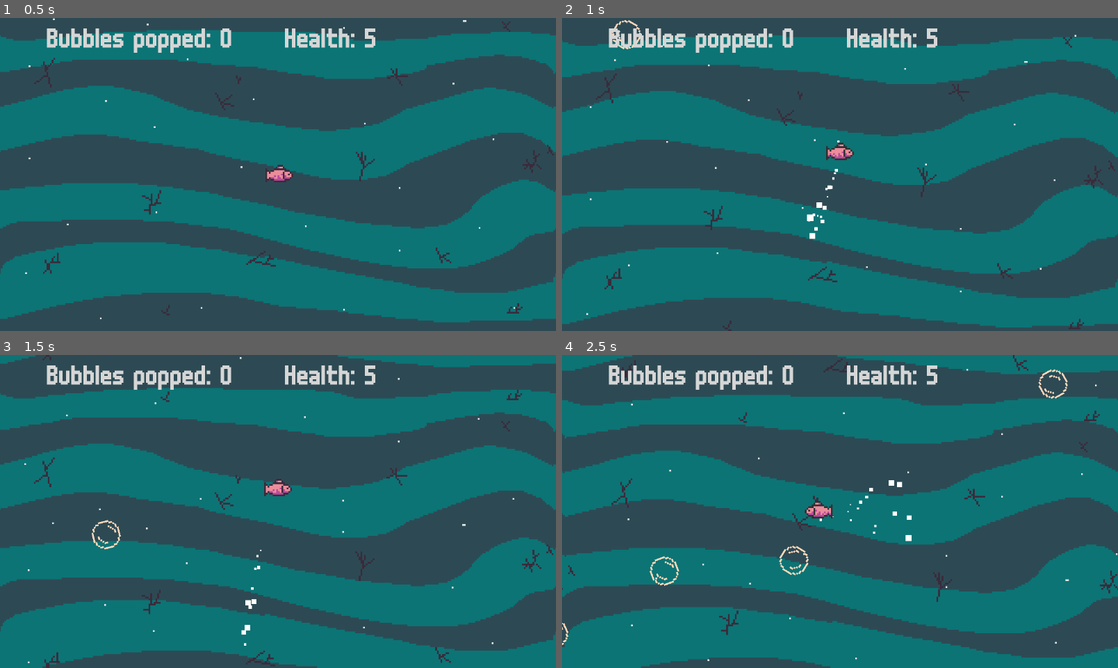
Above: before the commit, frames 1-4 (two rows, left to right).
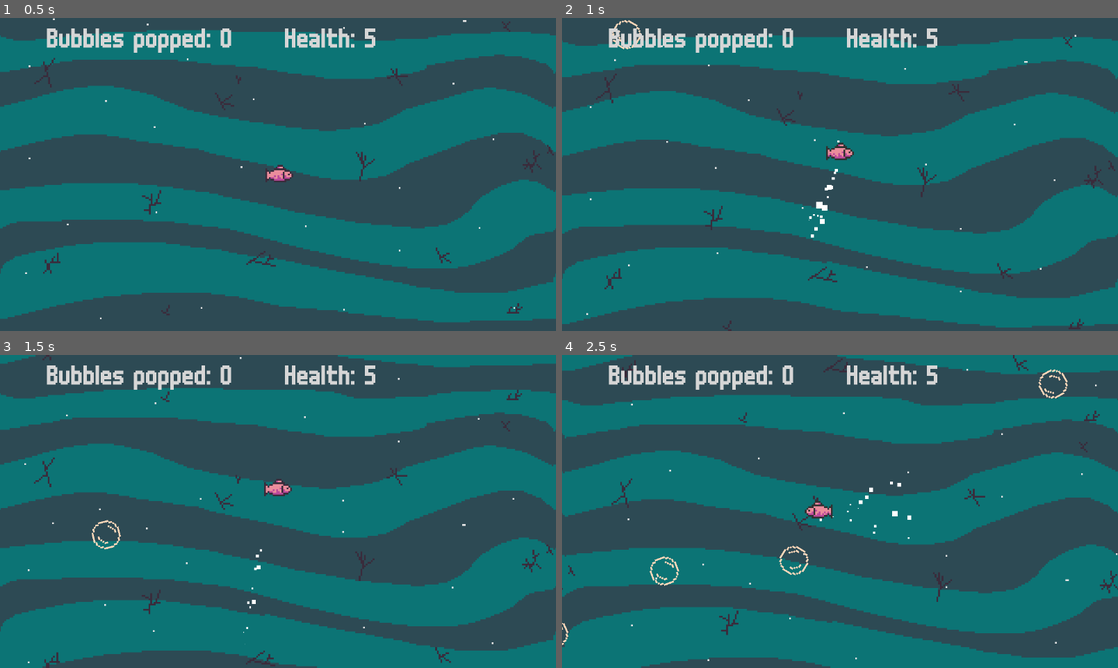
Above: after the commit, the same moments.

Repository: kroraf/oxygen_hazard
Game: Godot game, scene res://scenes/world.tscn
Two runs of this game, one before a commit and one after it. Both use one fixed random seed, a clock stepped at 60 frames per second and the inputs below.
Inputs (mouse positions are in pixels of both pictures, inside the frame that each line leads up to):
- Up to frame 1 (0.5 s): no input
- Up to frame 2 (1 s): tap Enter at 0.5 s; move the mouse to (812, 237) at 0.52 s; hold Up (ui_up) from 0.53 s (still down); tap O at 0.6 s; click (812, 237) at 0.67 s
- Up to frame 3 (1.5 s): release Up (ui_up) at 1.25 s; drag from (444, 558) to (83, 458) at 1.27 s
- Up to frame 4 (2.5 s): move the mouse to (673, 464) at 2.02 s; hold Left (ui_left) from 2.03 s (still down); tap Shift at 2.1 s

Frame 1 is identical in both runs. In frame 2, less than 0.1% of the frame differs, in the area x 44-50%, y 49-71%; in frame 3, less than 0.1%; in frame 4, less than 0.1%.

Commit message:
Replaced pufferfish with diamond powerups, added fail music, powerup countdown, and sprite

Diff:
--- a/scenes/game_over_screen.tscn
+++ b/scenes/game_over_screen.tscn
@@ -12,6 +12,7 @@
 [sub_resource type="Theme" id="Theme_ceeps"]
 
 [node name="GameOverScreen" type="Control"]
+process_mode = 3
 layout_mode = 3
 anchors_preset = 15
 anchor_right = 1.0
--- a/scenes/particle_effect.tscn
+++ b/scenes/particle_effect.tscn
@@ -1,8 +1,8 @@
 [gd_scene load_steps=4 format=3 uid="uid://bpty42a6oevm1"]
 
 [sub_resource type="Curve" id="Curve_6hifj"]
-_data = [Vector2(0.00326797, 0.455497), 0.0, 0.0, 0, 0, Vector2(1, 1), 0.0, 0.0, 0, 0]
-point_count = 2
+_data = [Vector2(0.00326797, 0.455497), 0.0, 0.0, 0, 0, Vector2(0.565611, 0.966292), 0.0, 0.0, 0, 0, Vector2(0.99095, 0.191011), 0.0, 0.0, 0, 0]
+point_count = 3
 
 [sub_resource type="CurveTexture" id="CurveTexture_3mjc8"]
 curve = SubResource("Curve_6hifj")
--- a/scenes/player.tscn
+++ b/scenes/player.tscn
@@ -1,9 +1,11 @@
-[gd_scene load_steps=18 format=3 uid="uid://xegokgkvt2b"]
+[gd_scene load_steps=21 format=3 uid="uid://xegokgkvt2b"]
 
 [ext_resource type="Script" uid="uid://c7jexj8yob0eb" path="res://scripts/player.gd" id="1_onrkg"]
 [ext_resource type="PackedScene" uid="uid://bpty42a6oevm1" path="res://scenes/particle_effect.tscn" id="2_i3pqv"]
 [ext_resource type="Texture2D" uid="uid://b03lfojh1ggxb" path="res://assets/sprites/fish1.png" id="3_qhqgy"]
 [ext_resource type="Texture2D" uid="uid://dhhiqm5wvx8cj" path="res://assets/sprites/fish_heet.png" id="4_dqkch"]
+[ext_resource type="FontFile" uid="uid://b0tbustybirmw" path="res://assets/fonts/m6x11.ttf" id="5_qlg0r"]
+[ext_resource type="SpriteFrames" uid="uid://dd8haqrutfoti" path="res://sprite_frames.tres" id="6_tuyoq"]
 
 [sub_resource type="CapsuleShape2D" id="CapsuleShape2D_onrkg"]
 radius = 2.97905
@@ -76,7 +78,7 @@
 tracks/0/type = "value"
 tracks/0/imported = false
 tracks/0/enabled = true
-tracks/0/path = NodePath("AnimatedSprite2D:position")
+tracks/0/path = NodePath("FishSprite:position")
 tracks/0/interp = 1
 tracks/0/loop_wrap = true
 tracks/0/keys = {
@@ -88,7 +90,7 @@
 tracks/1/type = "value"
 tracks/1/imported = false
 tracks/1/enabled = true
-tracks/1/path = NodePath("AnimatedSprite2D:modulate")
+tracks/1/path = NodePath("FishSprite:modulate")
 tracks/1/interp = 1
 tracks/1/loop_wrap = true
 tracks/1/keys = {
@@ -105,7 +107,7 @@
 tracks/0/type = "value"
 tracks/0/imported = false
 tracks/0/enabled = true
-tracks/0/path = NodePath("AnimatedSprite2D:position")
+tracks/0/path = NodePath("FishSprite:position")
 tracks/0/interp = 1
 tracks/0/loop_wrap = true
 tracks/0/keys = {
@@ -121,7 +123,7 @@
 tracks/0/type = "value"
 tracks/0/imported = false
 tracks/0/enabled = true
-tracks/0/path = NodePath("AnimatedSprite2D:modulate")
+tracks/0/path = NodePath("FishSprite:modulate")
 tracks/0/interp = 0
 tracks/0/loop_wrap = true
 tracks/0/keys = {
@@ -129,13 +131,31 @@
 "transitions": PackedFloat32Array(1, 1, 1, 1, 1, 1, 1, 1, 1, 1, 1),
 "update": 0,
 "values": [Color(1, 1, 1, 1), Color(1, 0, 0, 1), Color(1, 1, 1, 1), Color(1, 0, 0, 1), Color(1, 1, 1, 1), Color(1, 0, 0, 1), Color(1, 1, 1, 1), Color(1, 0, 0, 1), Color(1, 1, 1, 1), Color(1, 0, 0, 1), Color(1, 1, 1, 1)]
+}
+
+[sub_resource type="Animation" id="Animation_fjrip"]
+resource_name = "powerup_active"
+length = 1.2
+loop_mode = 1
+tracks/0/type = "value"
+tracks/0/imported = false
+tracks/0/enabled = true
+tracks/0/path = NodePath("FishSprite:modulate")
+tracks/0/interp = 2
+tracks/0/loop_wrap = true
+tracks/0/keys = {
+"times": PackedFloat32Array(0, 0.200226, 0.400453, 0.601284, 0.799695, 1),
+"transitions": PackedFloat32Array(1, 1, 1, 1, 1, 1),
+"update": 1,
+"values": [Color(1, 1, 0, 1), Color(1, 1, 1, 1), Color(1, 1, 0, 1), Color(1, 1, 1, 1), Color(1, 1, 0, 1), Color(1, 1, 1, 1)]
 }
 
 [sub_resource type="AnimationLibrary" id="AnimationLibrary_tuyoq"]
 _data = {
 &"RESET": SubResource("Animation_qlg0r"),
 &"floating": SubResource("Animation_dqkch"),
-&"hurt": SubResource("Animation_tuyoq")
+&"hurt": SubResource("Animation_tuyoq"),
+&"powerup_active": SubResource("Animation_fjrip")
 }
 
 [node name="Player" type="CharacterBody2D"]
@@ -152,12 +172,35 @@
 scale = Vector2(1.34271, 1.13277)
 shape = SubResource("CapsuleShape2D_onrkg")
 
-[node name="AnimatedSprite2D" type="AnimatedSprite2D" parent="."]
+[node name="FishSprite" type="AnimatedSprite2D" parent="."]
 sprite_frames = SubResource("SpriteFrames_y4r1p")
-animation = &"idle"
+animation = &"move"
 autoplay = "idle"
+frame = 5
+frame_progress = 0.506406
 
 [node name="AnimationPlayer" type="AnimationPlayer" parent="."]
 libraries = {
 &"": SubResource("AnimationLibrary_tuyoq")
 }
+
+[node name="InvulnerablilityCountdownLabel" type="Label" parent="."]
+visible = false
+offset_left = -2.0
+offset_top = -16.0
+offset_right = 4.0
+offset_bottom = -7.0
+theme_override_fonts/font = ExtResource("5_qlg0r")
+theme_override_font_sizes/font_size = 9
+text = "0"
+
+[node name="InvulnerablilityTimer" type="Timer" parent="."]
+wait_time = 4.0
+one_shot = true
+
+[node name="ShieldSprite" type="AnimatedSprite2D" parent="."]
+visible = false
+scale = Vector2(0.5, 0.5)
+sprite_frames = ExtResource("6_tuyoq")
+autoplay = "default"
+frame_progress = 0.216545
--- a/scenes/power_up.tscn
+++ b/scenes/power_up.tscn
@@ -1,10 +1,22 @@
 [gd_scene load_steps=8 format=3 uid="uid://yx4pb1ixt3ug"]
 
 [ext_resource type="Script" uid="uid://cbrloyhn410qh" path="res://scripts/power_up.gd" id="1_ig136"]
-[ext_resource type="Texture2D" uid="uid://bcnv6dphnqk4x" path="res://assets/sprites/puffer1.png" id="2_ig136"]
+[ext_resource type="Texture2D" uid="uid://co5irwaatyk42" path="res://assets/sprites/diamond.png" id="2_ig136"]
 
 [sub_resource type="Animation" id="Animation_h1prs"]
 length = 0.001
+tracks/0/type = "value"
+tracks/0/imported = false
+tracks/0/enabled = true
+tracks/0/path = NodePath("Sprite2D:scale")
+tracks/0/interp = 1
+tracks/0/loop_wrap = true
+tracks/0/keys = {
+"times": PackedFloat32Array(0),
+"transitions": PackedFloat32Array(1),
+"update": 0,
+"values": [Vector2(3, 3)]
+}
 
 [sub_resource type="Animation" id="Animation_mkoic"]
 resource_name = "explode"
@@ -21,31 +33,33 @@
 "update": 0,
 "values": [Vector2(3, 3), Vector2(40, 40)]
 }
-tracks/1/type = "method"
-tracks/1/imported = false
-tracks/1/enabled = true
-tracks/1/path = NodePath(".")
-tracks/1/interp = 1
-tracks/1/loop_wrap = true
-tracks/1/keys = {
-"times": PackedFloat32Array(0.2),
-"transitions": PackedFloat32Array(1),
-"values": [{
-"args": [],
-"method": &"destroy"
-}]
+
+[sub_resource type="Animation" id="Animation_ig136"]
+resource_name = "pulsate"
+length = 1.2
+loop_mode = 1
+tracks/0/type = "value"
+tracks/0/imported = false
+tracks/0/enabled = true
+tracks/0/path = NodePath("Sprite2D:scale")
+tracks/0/interp = 1
+tracks/0/loop_wrap = true
+tracks/0/keys = {
+"times": PackedFloat32Array(0, 0.6, 1.2),
+"transitions": PackedFloat32Array(1, 1, 1),
+"update": 0,
+"values": [Vector2(1.5, 1.5), Vector2(2, 2), Vector2(1.5, 1.5)]
 }
 
 [sub_resource type="AnimationLibrary" id="AnimationLibrary_wtpib"]
 _data = {
 &"RESET": SubResource("Animation_h1prs"),
-&"explode": SubResource("Animation_mkoic")
+&"explode": SubResource("Animation_mkoic"),
+&"pulsate": SubResource("Animation_ig136")
 }
 
 [sub_resource type="CircleShape2D" id="CircleShape2D_6iuya"]
-radius = 3.28291
-
-[sub_resource type="CircleShape2D" id="CircleShape2D_mkoic"]
+radius = 1.8899
 
 [node name="PowerUp" type="Area2D"]
 collision_layer = 8
@@ -55,15 +69,17 @@
 libraries = {
 &"": SubResource("AnimationLibrary_wtpib")
 }
+autoplay = "pulsate"
 
 [node name="CollisionShape2D" type="CollisionShape2D" parent="."]
 position = Vector2(-1, 1)
 rotation = -3.14159
-scale = Vector2(7.47194, 8.8421)
+scale = Vector2(6.36952, 6.68351)
 shape = SubResource("CircleShape2D_6iuya")
 
 [node name="Sprite2D" type="Sprite2D" parent="."]
 texture_filter = 1
+position = Vector2(-2, 0)
 scale = Vector2(3, 3)
 texture = ExtResource("2_ig136")
 
@@ -75,14 +91,5 @@
 [node name="ExplosionTimer" type="Timer" parent="."]
 wait_time = 2.0
 
-[node name="ExplosionArea" type="Area2D" parent="." groups=["explosion"]]
-scale = Vector2(9.49888, 9.73119)
-collision_layer = 16
-collision_mask = 2
-
-[node name="CollisionShape2D" type="CollisionShape2D" parent="ExplosionArea" groups=["explosion"]]
-scale = Vector2(6.58068, 6.44082)
-shape = SubResource("CircleShape2D_mkoic")
-
 [connection signal="body_entered" from="." to="." method="_on_body_entered"]
 [connection signal="timeout" from="LifeTimer" to="." method="_on_life_timer_timeout"]
--- a/scenes/world.tscn
+++ b/scenes/world.tscn
@@ -9,7 +9,8 @@
 [ext_resource type="AudioStream" uid="uid://5frnaqvrw4m" path="res://assets/audio/bubble-pop.mp3" id="4_qfnet"]
 [ext_resource type="PackedScene" uid="uid://xegokgkvt2b" path="res://scenes/player.tscn" id="4_w7kh3"]
 [ext_resource type="Script" uid="uid://cxnfm670uybbb" path="res://scripts/camera_2d.gd" id="5_e3hyu"]
-[ext_resource type="AudioStream" uid="uid://cubnv0ya8unan" path="res://assets/audio/puffer_boom.wav" id="7_jhx03"]
+[ext_resource type="AudioStream" uid="uid://bsg41kc5pbfwl" path="res://assets/audio/SFX_Arcade_Retro_Powerup_Upgrade_Set_02_003.wav" id="9_w7kh3"]
+[ext_resource type="AudioStream" uid="uid://c61vrtq7i3yc7" path="res://assets/audio/SFX_Arcade_Retro_Fail_Set_03_001.wav" id="11_e3hyu"]
 
 [sub_resource type="RectangleShape2D" id="RectangleShape2D_e3hyu"]
 size = Vector2(100000, 129)
@@ -19,11 +20,6 @@
 
 [node name="World" type="Node2D"]
 script = ExtResource("1_i7141")
-
-[node name="AudioStreamPlayer" type="AudioStreamPlayer" parent="."]
-stream = ExtResource("2_w7kh3")
-volume_db = -15.0
-autoplay = true
 
 [node name="Parallax2D" type="Parallax2D" parent="."]
 scroll_scale = Vector2(0.1, 0.1)
@@ -56,6 +52,7 @@
 texture = ExtResource("4_e3hyu")
 
 [node name="Player" parent="." groups=["player"] instance=ExtResource("4_w7kh3")]
+process_mode = 3
 
 [node name="Camera2D" type="Camera2D" parent="Player"]
 limit_left = -730
@@ -137,12 +134,6 @@
 wait_time = 4.0
 autostart = true
 
-[node name="ExplosionSound" type="AudioStreamPlayer" parent="."]
-stream = ExtResource("4_qfnet")
-
-[node name="PufferBoom" type="AudioStreamPlayer" parent="."]
-stream = ExtResource("7_jhx03")
-
 [node name="CanvasLayer" type="CanvasLayer" parent="."]
 
 [node name="HUD" parent="CanvasLayer" instance=ExtResource("2_4mrxx")]
@@ -170,6 +161,25 @@
 scale = Vector2(0.701299, 4.33705)
 shape = SubResource("RectangleShape2D_7r4gi")
 
+[node name="Sounds" type="Node" parent="."]
+
+[node name="MusicPlayer" type="AudioStreamPlayer" parent="Sounds"]
+process_mode = 3
+stream = ExtResource("2_w7kh3")
+volume_db = -15.0
+autoplay = true
+
+[node name="FailSound" type="AudioStreamPlayer" parent="Sounds"]
+process_mode = 3
+stream = ExtResource("11_e3hyu")
+
+[node name="PopSound" type="AudioStreamPlayer" parent="Sounds"]
+stream = ExtResource("4_qfnet")
+
+[node name="PowerUpAquired" type="AudioStreamPlayer" parent="Sounds"]
+stream = ExtResource("9_w7kh3")
+volume_db = -25.0
+
 [connection signal="timeout" from="SpawnTimer" to="." method="_on_spawn_timer_timeout"]
 [connection signal="timeout" from="GameTimer" to="." method="_on_game_timer_timeout"]
 [connection signal="timeout" from="PowerUpTimer" to="." method="_on_power_up_timer_timeout"]
--- a/scripts/player.gd
+++ b/scripts/player.gd
@@ -4,10 +4,16 @@
 var acc = 400
 var fric = 300
 var can_move: bool
+var health = 5
+
+var is_invulnerable: bool = false
 
 @onready var particle_effect: GPUParticles2D = $FlameParticleEffect
-@onready var animated_sprite_2d = $AnimatedSprite2D
+@onready var animated_sprite_2d = $FishSprite
 @onready var animation_player = $AnimationPlayer
+@onready var invulnerablility_timer = $InvulnerablilityTimer
+@onready var invulnerablility_countdown_label = $InvulnerablilityCountdownLabel
+@onready var shield_sprite = $ShieldSprite
 
 
 signal took_damage
@@ -30,6 +36,10 @@
 func player_move():
 	move_and_slide()
 
+func _process(delta):
+	if invulnerablility_countdown_label.visible == true:
+		invulnerablility_countdown_label.text = str(int(invulnerablility_timer.time_left) + 1)
+
 func _physics_process(delta):
 	var input_dir: Vector2 = input()
 	particle_effect.amount_ratio = 0
@@ -51,8 +61,9 @@
 		player_move()
 
 func take_damage():
-	animation_player.play("hurt")
-	emit_signal("took_damage")
+	if not is_invulnerable:
+		animation_player.play("hurt")
+		emit_signal("took_damage")
 
 func die():
 	animated_sprite_2d.play("idle")
@@ -65,3 +76,20 @@
 
 func play_hurt_animation() -> void:
 	animation_player.play("hurt")
+
+func activate_invulnerablility():
+	invulnerablility_timer.start()
+	animation_player.stop()
+	is_invulnerable = true
+	var default_modulation = animated_sprite_2d.modulate
+	animated_sprite_2d.modulate.a = 0.4
+	shield_sprite.show()
+	invulnerablility_countdown_label.show()
+	await invulnerablility_timer.timeout
+	animated_sprite_2d.modulate = default_modulation
+	invulnerablility_countdown_label.hide()
+	shield_sprite.hide()
+	deactivate_invulnerablility()
+
+func deactivate_invulnerablility():
+	is_invulnerable = false
--- a/scripts/power_up.gd
+++ b/scripts/power_up.gd
@@ -1,14 +1,8 @@
 extends Node2D
 
-signal powerup_acquired
+signal powerup_acquired(instance)
 
-@onready var explosion_area: Area2D = $ExplosionArea
 @onready var animation_player: AnimationPlayer = $AnimationPlayer
-
-var explosion_activated: bool
-
-func _ready() -> void:
-	explosion_activated = false
 
 func _on_life_timer_timeout() -> void:
 	destroy()
@@ -17,5 +11,4 @@
 	queue_free()
 
 func _on_body_entered(body: Node2D) -> void:
-	emit_signal("powerup_acquired")
-	animation_player.play("explode")
+	powerup_acquired.emit(self)
--- a/scripts/world.gd
+++ b/scripts/world.gd
@@ -4,19 +4,18 @@
 @onready var player: CharacterBody2D = $Player
 @onready var start_point: Node2D = $StartPoint
 @onready var bubbles: Node = $Bubbles
-#@onready var hud: Control = $HUD
 @onready var hud = $CanvasLayer/HUD
 
 @onready var game_timer: Timer = $GameTimer
 @onready var spawner: Node2D = $Player/Camera2D/Spawner
-@onready var explosion_sound: AudioStreamPlayer = $ExplosionSound
 @onready var spawn_timer: Timer = $SpawnTimer
-@onready var puffer_boom: AudioStreamPlayer = $PufferBoom
+@onready var fail_sound = $Sounds/FailSound
+@onready var pop_sound = $Sounds/PopSound
+@onready var power_up_aquired = $Sounds/PowerUpAquired
 
 
 var time_elapsed_label
 var score = 0
-var health = 5
 var difficulty_level = 1
 
 var bublle_scene = preload("res://scenes/bubble.tscn")
@@ -30,7 +29,8 @@
 	player.connect("took_damage", _on_player_took_damage)
 	player.position = start_point.global_position
 	hud.set_score_label_value("Bubbles popped: {0}".format([score]))
-	hud.set_health_label_value("Health: {0}".format([health]))
+	hud.set_health_label_value("Health: {0}".format([player.health]))
+	get_tree().paused = false
 
 
 func _physics_process(delta: float) -> void:
@@ -62,16 +62,16 @@
 		print("LEVEL: ", difficulty_level)
 
 func _on_bubble_popped() -> void:
-	explosion_sound.play()
+	pop_sound.play()
 	if is_instance_valid(hud):
 		score += 1 * difficulty_level
 		hud.set_score_label_value("Bubbles popped: {0}".format([score]))
 
 func _on_player_took_damage() -> void:
 	if is_instance_valid(hud):
-		health -= 1
-		hud.set_health_label_value("Health: {0}".format([health]))
-		if health <= 0:
+		player.health -= 1
+		hud.set_health_label_value("Health: {0}".format([player.health]))
+		if player.health <= 0:
 			gameover()
 
 func _on_game_timer_timeout() -> void:
@@ -87,11 +87,10 @@
 		powerup_instance.connect("powerup_acquired", _on_powerup_aquired)
 		add_child(powerup_instance, true)
 
-func _on_powerup_aquired() -> void:
-	puffer_boom.play()
-	for bubble: Area2D in bubbles.get_children():
-		if bubble.is_in_danger:
-			bubble.queue_free()
+func _on_powerup_aquired(instance) -> void:
+	power_up_aquired.play()
+	instance.queue_free()
+	player.activate_invulnerablility()
 
 func gameover() -> void:
 	var gameover_instance = game_over_screen.instantiate()
@@ -99,5 +98,7 @@
 	player.die()
 	for bubble: Area2D in bubbles.get_children():
 		bubble.queue_free()
+	fail_sound.play()
 	spawn_timer.paused = true
 	player.toggle_movement(false)
+	get_tree().paused = true
--- /dev/null
+++ b/sprite_frames.tres
@@ -0,0 +1,109 @@
+[gd_resource type="SpriteFrames" load_steps=16 format=3 uid="uid://dd8haqrutfoti"]
+
+[ext_resource type="Texture2D" uid="uid://c0ahbvuctrm3j" path="res://assets/sprites/586.png" id="1_psy8v"]
+
+[sub_resource type="AtlasTexture" id="AtlasTexture_yupe4"]
+atlas = ExtResource("1_psy8v")
+region = Rect2(0, 320, 64, 64)
+
+[sub_resource type="AtlasTexture" id="AtlasTexture_iualb"]
+atlas = ExtResource("1_psy8v")
+region = Rect2(64, 320, 64, 64)
+
+[sub_resource type="AtlasTexture" id="AtlasTexture_kpx5l"]
+atlas = ExtResource("1_psy8v")
+region = Rect2(128, 320, 64, 64)
+
+[sub_resource type="AtlasTexture" id="AtlasTexture_od1qc"]
+atlas = ExtResource("1_psy8v")
+region = Rect2(192, 320, 64, 64)
+
+[sub_resource type="AtlasTexture" id="AtlasTexture_xbpin"]
+atlas = ExtResource("1_psy8v")
+region = Rect2(256, 320, 64, 64)
+
+[sub_resource type="AtlasTexture" id="AtlasTexture_0q7ip"]
+atlas = ExtResource("1_psy8v")
+region = Rect2(320, 320, 64, 64)
+
+[sub_resource type="AtlasTexture" id="AtlasTexture_nkye2"]
+atlas = ExtResource("1_psy8v")
+region = Rect2(384, 320, 64, 64)
+
+[sub_resource type="AtlasTexture" id="AtlasTexture_1t8fb"]
+atlas = ExtResource("1_psy8v")
+region = Rect2(448, 320, 64, 64)
+
+[sub_resource type="AtlasTexture" id="AtlasTexture_hche4"]
+atlas = ExtResource("1_psy8v")
+region = Rect2(512, 320, 64, 64)
+
+[sub_resource type="AtlasTexture" id="AtlasTexture_d4oun"]
+atlas = ExtResource("1_psy8v")
+region = Rect2(576, 320, 64, 64)
+
+[sub_resource type="AtlasTexture" id="AtlasTexture_7pueg"]
+atlas = ExtResource("1_psy8v")
+region = Rect2(640, 320, 64, 64)
+
+[sub_resource type="AtlasTexture" id="AtlasTexture_3eqd0"]
+atlas = ExtResource("1_psy8v")
+region = Rect2(704, 320, 64, 64)
+
+[sub_resource type="AtlasTexture" id="AtlasTexture_x8h0q"]
+atlas = ExtResource("1_psy8v")
+region = Rect2(768, 320, 64, 64)
+
+[sub_resource type="AtlasTexture" id="AtlasTexture_447s5"]
+atlas = ExtResource("1_psy8v")
+region = Rect2(832, 320, 64, 64)
+
+[resource]
+animations = [{
+"frames": [{
+"duration": 1.0,
+"texture": SubResource("AtlasTexture_yupe4")
+}, {
+"duration": 1.0,
+"texture": SubResource("AtlasTexture_iualb")
+}, {
+"duration": 1.0,
+"texture": SubResource("AtlasTexture_kpx5l")
+}, {
+"duration": 1.0,
+"texture": SubResource("AtlasTexture_od1qc")
+}, {
+"duration": 1.0,
+"texture": SubResource("AtlasTexture_xbpin")
+}, {
+"duration": 1.0,
+"texture": SubResource("AtlasTexture_0q7ip")
+}, {
+"duration": 1.0,
+"texture": SubResource("AtlasTexture_nkye2")
+}, {
+"duration": 1.0,
+"texture": SubResource("AtlasTexture_1t8fb")
+}, {
+"duration": 1.0,
+"texture": SubResource("AtlasTexture_hche4")
+}, {
+"duration": 1.0,
+"texture": SubResource("AtlasTexture_d4oun")
+}, {
+"duration": 1.0,
+"texture": SubResource("AtlasTexture_7pueg")
+}, {
+"duration": 1.0,
+"texture": SubResource("AtlasTexture_3eqd0")
+}, {
+"duration": 1.0,
+"texture": SubResource("AtlasTexture_x8h0q")
+}, {
+"duration": 1.0,
+"texture": SubResource("AtlasTexture_447s5")
+}],
+"loop": true,
+"name": &"default",
+"speed": 24.0
+}]
Not shown, added: assets/audio/SFX_Arcade_Retro_Fail_Set_03_001.wav.import
Not shown, added: assets/audio/SFX_Arcade_Retro_Powerup_Upgrade_Set_02_003.wav.import
Not shown, removed: assets/audio/explosion.wav.import
Not shown, removed: assets/audio/puffer_boom.wav.import
Binary file added: assets/sprites/00.png
Not shown, added: assets/sprites/00.png.import
Binary file added: assets/sprites/586.png
Not shown, added: assets/sprites/586.png.import
Binary file added: assets/sprites/diamond.png
Not shown, added: assets/sprites/diamond.png.import
Binary file added: assets/sprites/octopus.png
Not shown, added: assets/sprites/octopus.png.import
(and 5 more such lines)
